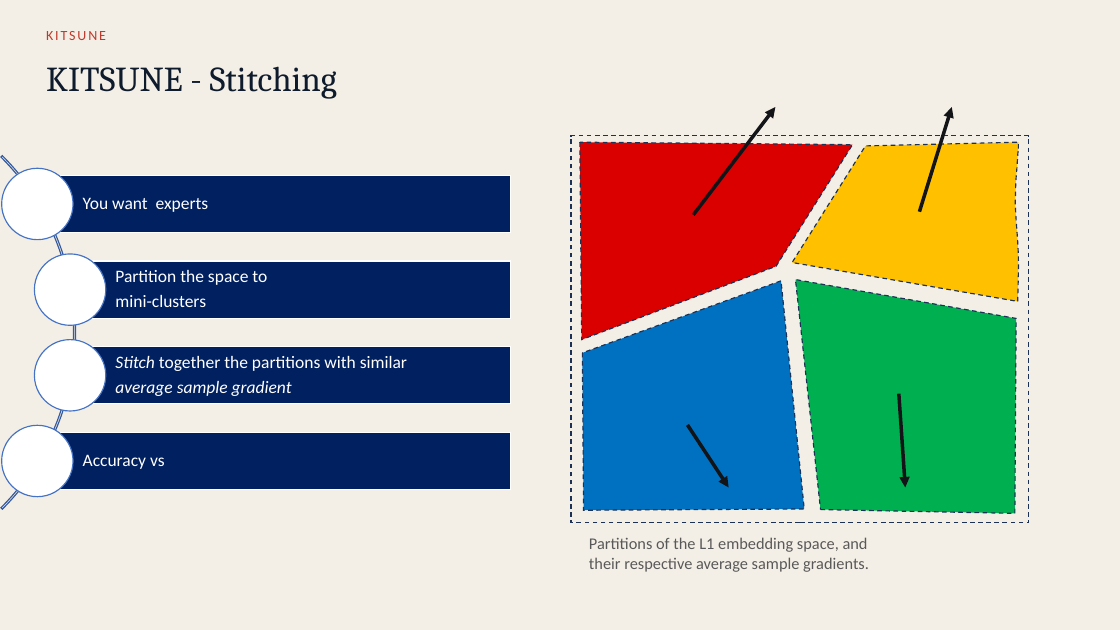
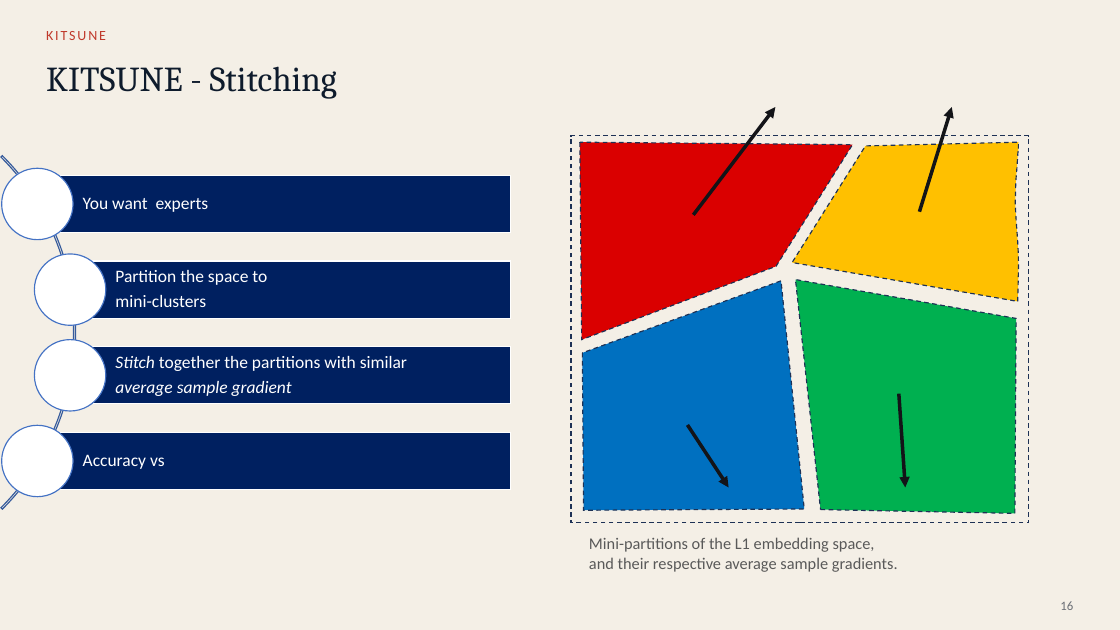
Before and after one commit to Omega97/masters-thesis-unsupervised-bucketing, a slide deck: slide 18 of Presentation/Chess_MoE_defense.pptx (slide 19 before the commit). Drawn at 1120x630 pixels with LibreOffice and Linux fonts; fonts in the diff are those of the drawing. Boxes give left, top, right and bottom in pixels: in the first picture for what was removed or moved away, otherwise in the second. Text is boxed around its words. In the diff, an @@ line names an element or a change of style, - is before the commit and + after.

```diff
--- a/Presentation/Chess_MoE_defense.pptx
+++ b/Presentation/Chess_MoE_defense.pptx
@@ text at [589,537,898,572]: text changed @@
-Partitions of the L1 embedding space, and their respective average sample gradients.
+Mini-partitions of the L1 embedding space, and their respective average sample gradients.
@@ text added at [1060,601,1073,610], 11 pt, text #6B6F76 @@
+16
```
Also in this commit, not shown: 17 other slides changed, 8 slides added.
